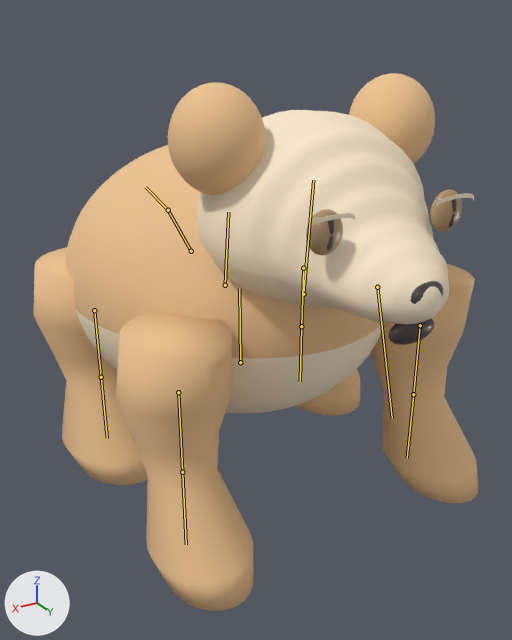
The glTF model public/models/candidates/species/hamster.glb as it was, and as the next commit left it.
The view is the same before and after, from a camera (50 mm lens) standing at (1.073, 1.79, 1.44) and looking at (0.039, 0.066, 0.578). The axes (+X, +Y, +Z) are drawn at lower left. The lights are the same throughout. The older version comes first. Both versions are drawn at frame 13 of the action 'Play'; the numbers are the values there. The bones that bend it are drawn over the model as lines.

In view in the first picture: 'Anatomical hamster torso', 'Front_L connected limb', 'Front_R connected limb', 'Rear_L connected limb', 'Rear_R connected limb', 'Skinned hamster skull', 'hamster breathing nose', 'hamster ear -1', 'hamster ear 1', 'hamster eating mouth', 'hamster left iris', 'hamster left living eye', 'hamster left upper eyelid', 'hamster right iris', 'hamster right living eye', 'hamster right upper eyelid'.
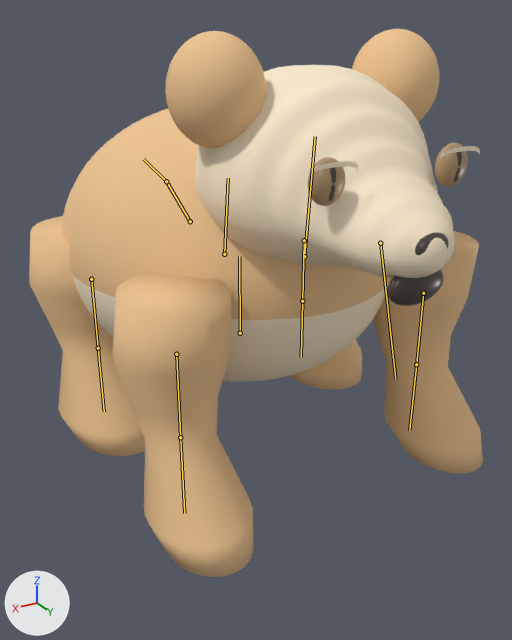
What the commit changed:
Bone 'Root' (bone_root) moves from (0.0, 0.0, 0.0) to (0.0, 0.11, 0.0).

What differs and where, as boxes [x1, y1, x2, y2] in the pictures (512 x 640 px):
'Skinned hamster skull', posed
    before: [196, 110, 449, 324]
    after: [195, 65, 455, 278]
'Anatomical hamster torso', posed
    before: [65, 145, 385, 413]
    after: [62, 109, 390, 382]
'Front_R connected limb', posed
    before: [116, 312, 254, 611]
    after: [112, 273, 254, 577]
'Front_L connected limb', posed
    before: [371, 264, 479, 503]
    after: [373, 231, 483, 473]
'Rear_R connected limb', posed
    before: [33, 248, 148, 485]
    after: [29, 216, 145, 456]
'hamster ear 1', posed
    before: [168, 82, 266, 195]
    after: [165, 31, 266, 149]
'hamster ear -1', posed
    before: [349, 73, 435, 164]
    after: [352, 29, 439, 122]
'Rear_L connected limb', posed
    before: [296, 369, 360, 416]
    after: [290, 340, 362, 390]
'hamster left iris', posed
    before: [430, 190, 462, 232]
    after: [435, 143, 468, 187]
'hamster breathing nose', posed
    before: [410, 281, 443, 304]
    after: [415, 233, 449, 255]
'hamster left upper eyelid', posed (7% shorter)
    before: [435, 193, 474, 207]
    after: [440, 146, 480, 159]
'hamster left living eye', posed
    before: [449, 199, 457, 228]
    after: [454, 152, 462, 182]
bone 'Root', root to tip
    before: (240, 362) to (239, 288)
    after: (240, 333) to (239, 256)
